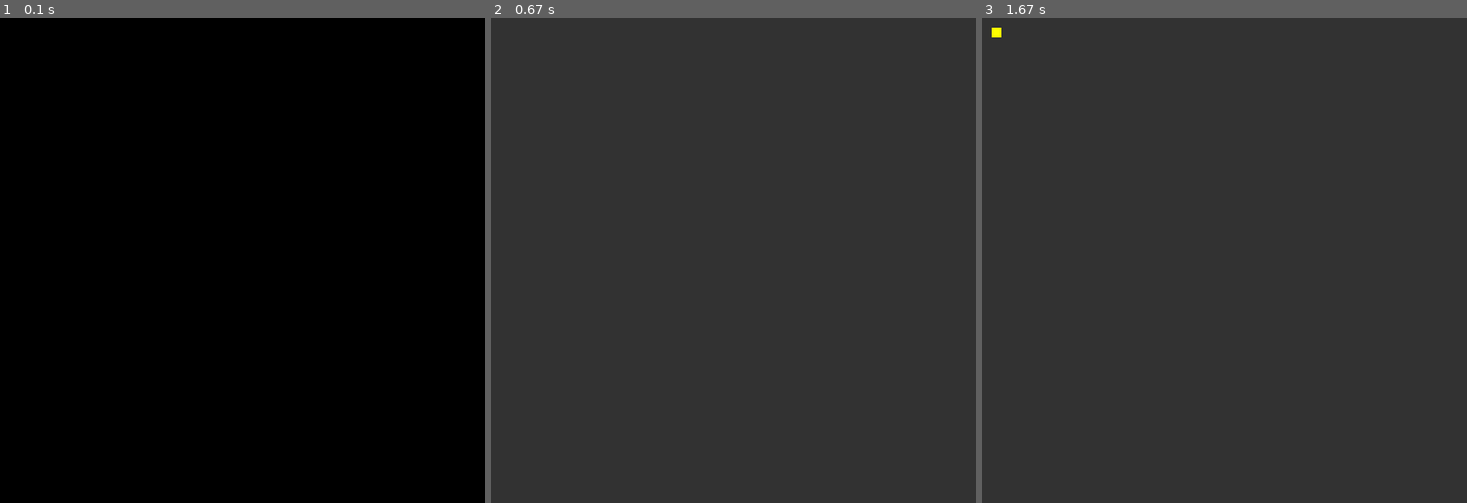
Above: before the commit, frames 1-3 (left to right).
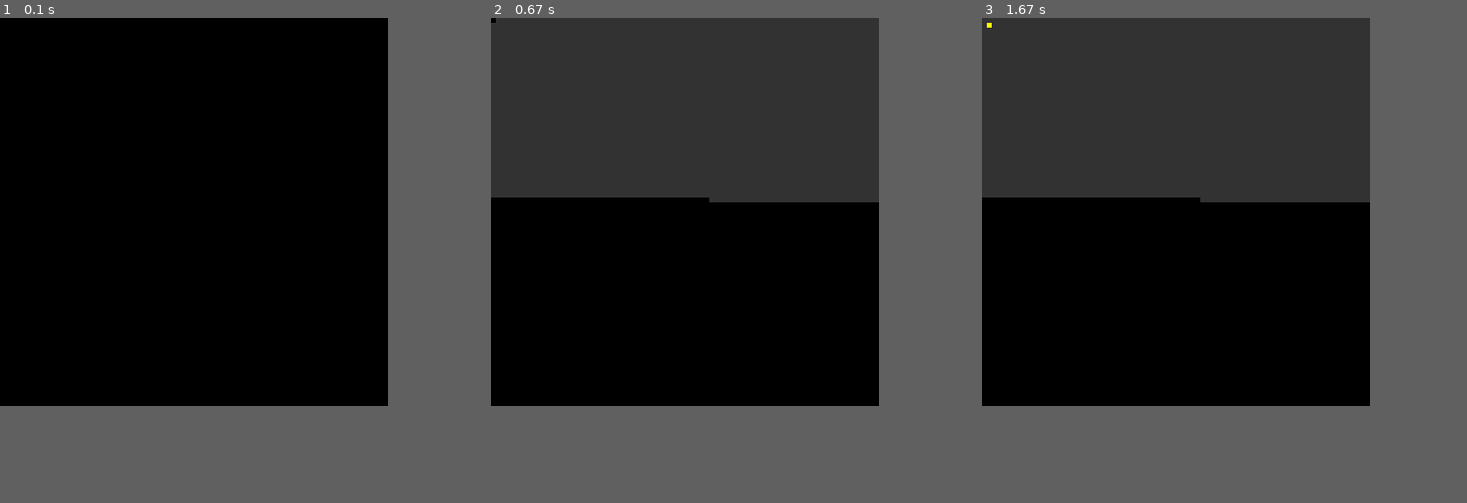
Above: after the commit, the same moments.

Repository: Basstma/PathfindingAlgorithmWithPygame
Game: pygame game, started from visualization.py
Two runs of this game, one before a commit and one after it. Both use one fixed random seed, a clock stepped at 60 frames per second and the inputs below.
Inputs:
- Up to frame 1 (0.1 s): no input
- Up to frame 2 (0.67 s): hold D from 0.33 s (still down)
- Up to frame 3 (1.67 s): release D at 0.8 s; hold W 0.83-1.13 s; hold D 1.17-1.63 s
In our replay, the window is 500x500 before the commit and 400x400 after it. These sizes can differ from the game's own. Grey fills any space a smaller window leaves; there, only what the larger window draws over its background counts as a difference.

The runs differ from the first frame. In frame 1, only the window size differs. In frame 2, 34% of the frame differs, in the area x 0-80%, y 0-80%; in frame 3, 34%, in the area x 0-80%, y 1-80%.

Commit message:
Finished

Diff:
--- a/Maze.py
+++ b/Maze.py
@@ -72,6 +72,7 @@
 
             actual_name = str(actual_point[0]) + ':' + str(actual_point[1])
             time.sleep(self.delay)
+        print("Maze is builded")
 
     def add_target(self, kind='standard'):
         if kind == 'standard':
--- a/visualization.py
+++ b/visualization.py
@@ -9,9 +9,9 @@
 
 class Visio:
     def __init__(self):
-        self.maze = Maze(size=(50, 50))
+        self.maze = Maze(size=(80, 80))
         self.bot = None
-        self.scale = 10
+        self.scale = 5
 
         self.running = True
 
--- a/widesearch.py
+++ b/widesearch.py
@@ -60,6 +60,7 @@
                     start = False
                 else:
                     self.maze.maze[object.y][object.x] = Way(x=object.x, y=object.y)
+                time.sleep(self.maze.delay)
 
     def run(self):
         self.widesearch()
